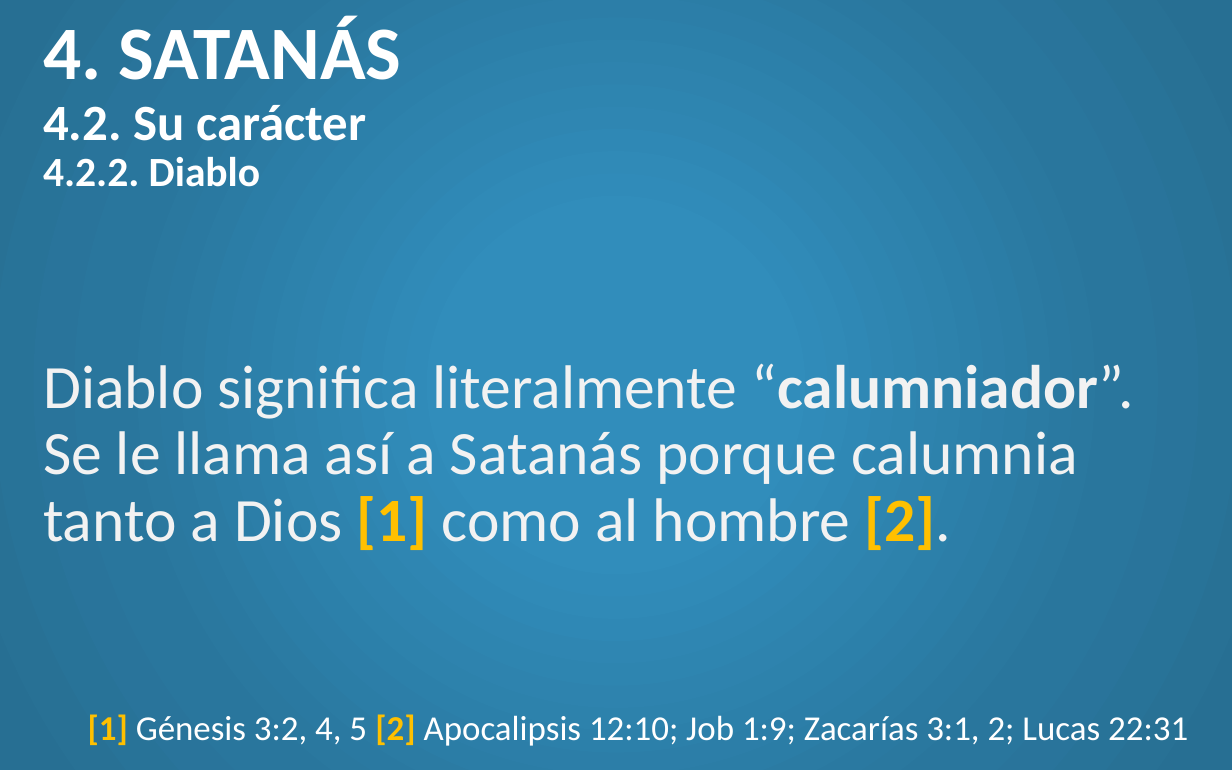
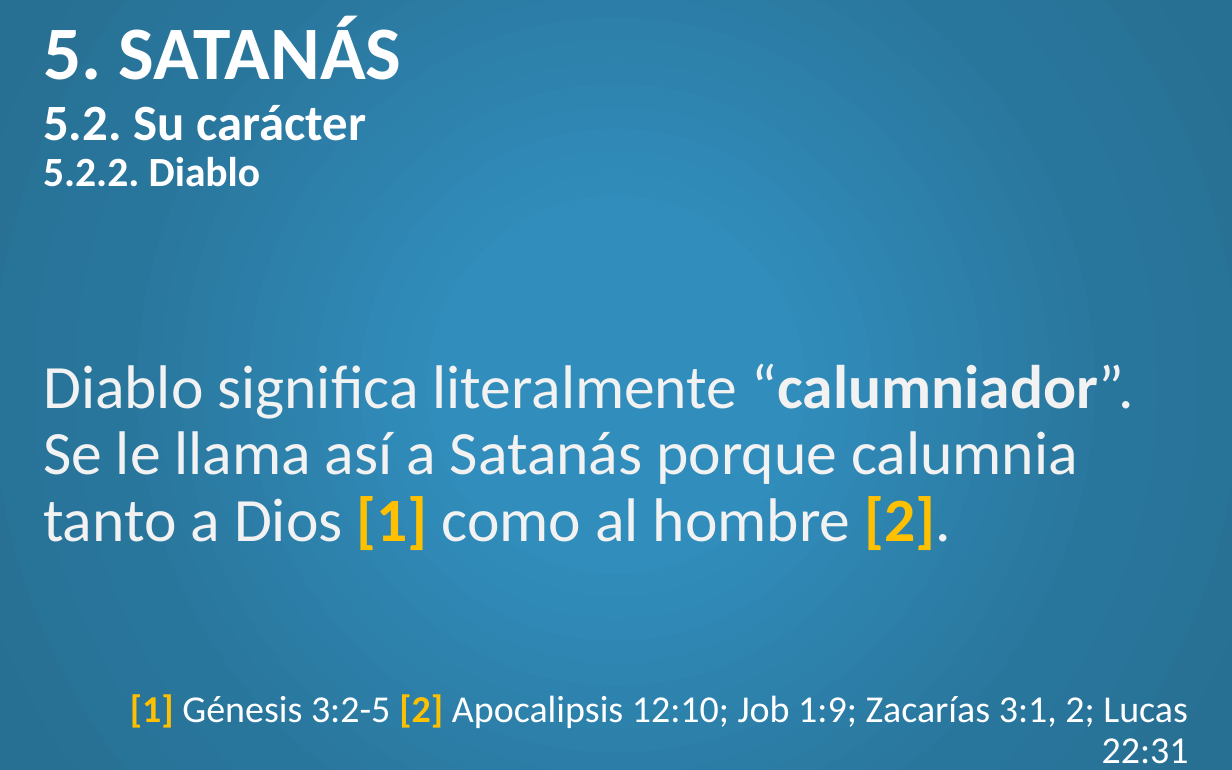
Before and after one commit to CreyTuning/documents, a slide deck: slide 29 of slideshow/Teologia Sistematica y Biblica - Myer Pearlman/Clases/5. Angeles.pptx. Drawn at 1232x770 pixels with LibreOffice and Linux fonts; fonts in the diff are those of the drawing. Boxes give left, top, right and bottom in pixels: in the first picture for what was removed or moved away, otherwise in the second. Text is boxed around its words. In the diff, an @@ line names an element or a change of style, - is before the commit and + after.

```diff
--- a/slideshow/Teologia Sistematica y Biblica - Myer Pearlman/Clases/5. Angeles.pptx
+++ b/slideshow/Teologia Sistematica y Biblica - Myer Pearlman/Clases/5. Angeles.pptx
@@ title at bbox=[43, 17, 402, 187]: text changed @@
-4. SATANÁS
-4.2. Su carácter
-4.2.2. Diablo
+5. SATANÁS
+5.2. Su carácter
+5.2.2. Diablo
@@ text at bbox=[130, 694, 1189, 764]: text changed; size 20.4 to 22.2 pt @@
-[1] Génesis 3:2, 4, 5 [2] Apocalipsis 12:10; Job 1:9; Zacarías 3:1, 2; Lucas 22:31
+[1] Génesis 3:2-5 [2] Apocalipsis 12:10; Job 1:9; Zacarías 3:1, 2; Lucas 22:31
```
Also in this commit, not shown: 12 other slides changed, 3 slides added, 4 other files.
